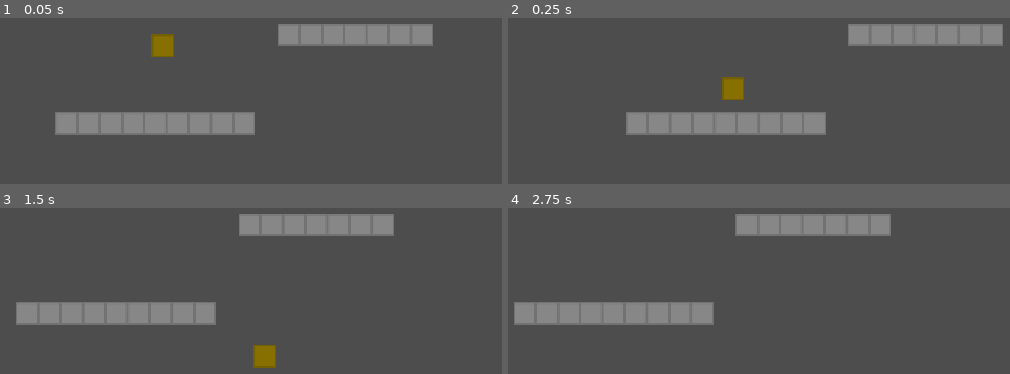
Above: before the commit, frames 1-4 (two rows, left to right).
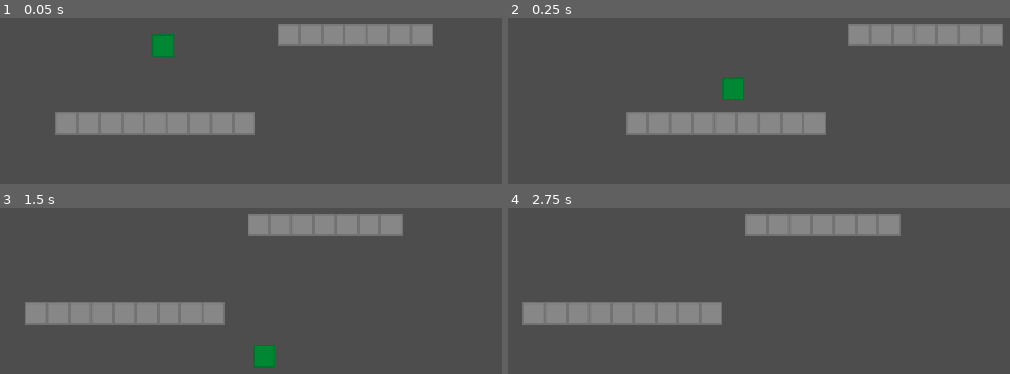
Above: after the commit, the same moments.

Repository: JumbledOne/RPHGameProject
Game: Godot game, scene res://scripts/player/player_test_scene.tscn
Same seed, same stepped clock (60 frames per second), same inputs: the game is played once before the commit and once after it. This scene is started directly instead of the project's main scene.
Inputs:
- Up to frame 1 (0.05 s): no input
- Up to frame 2 (0.25 s): no input
- Up to frame 3 (1.5 s): hold I (sprint) 0.53-1.28 s; hold D (right) from 0.53 s (still down); tap Space (jump) at 0.77, 0.8, 1.07, 1.35 s
- Up to frame 4 (2.75 s): tap Space (jump) at 1.52, 1.82, 2.3 s; tap I (sprint) at 1.55 s; tap Enter at 2 s; release D (right) at 2.03 s; hold A (left) from 2.03 s (still down); hold I (sprint) from 2.03 s (still down)

The runs differ from the first frame. In frame 1, 0.6% of the frame differs, in the area x 30-35%, y 9-24%; in frame 2, 0.6%; in frame 3, 1.6%, in the area x 3-81%, y 3-97%; in frame 4, 1.0%.

Commit message:
Added base ability class

Diff:
--- a/src/scripts/player/player.gd
+++ b/src/scripts/player/player.gd
@@ -1,8 +1,10 @@
+class_name PlayerEntity
 extends PlatformerEntity
 
 @export_category("World")
 @export var death_altitude: float = 128 # Below this point the player dies
 
+# Health vars
 const MAX_HEALTH: int = 3
 var health: int = MAX_HEALTH:
 	set(v):
@@ -12,6 +14,9 @@
 		health_changed.emit(health_diff)
 		if health <= 0:
 			die()
+
+# Action vars
+var player_action: BasePlayerAction
 
 signal died
 signal health_changed(diff: int)
@@ -26,3 +31,9 @@
 func die():
 	died.emit()
 	queue_free()
+
+# # # # # # # # # # # #
+# Actions
+func do_action():
+	if player_action:
+		player_action.do(self)
--- /dev/null
+++ b/src/scripts/player/player_abilities/base_player_ability.gd
@@ -0,0 +1,4 @@
+@abstract
+class_name BasePlayerAction
+
+@abstract func do(doer: PlayerEntity)
--- a/src/scripts/player/player_model/player_model.tscn
+++ b/src/scripts/player/player_model/player_model.tscn
@@ -11,7 +11,7 @@
 script = ExtResource("1_mifw2")
 
 [node name="Sprite2D" type="Sprite2D" parent="." unique_id=2097157448]
-modulate = Color(1, 0.8333334, 0, 1)
+modulate = Color(0, 1, 0.3833332, 1)
 texture = ExtResource("1_6qb8h")
 
 [node name="RunParticles" type="CPUParticles2D" parent="." unique_id=2097198909]
--- a/src/scripts/player/player_test_scene.tscn
+++ b/src/scripts/player/player_test_scene.tscn
@@ -23,9 +23,17 @@
 
 [node name="Player" parent="." unique_id=1043310607 instance=ExtResource("2_63nit")]
 position = Vector2(155, -99)
+death_altitude = null
+walk_speed = null
 walk_time_to_full_speed = 0.2
-sprint_speed = 256.0
+sprint_speed = null
 sprint_time_to_full_speed = 0.2
+jump_velocity = null
+jump_gravity_factor = null
+max_jump_time = null
+jump_buffer = null
+coyote_time = null
+max_fall_speed = null
 gravity = 1960.0
 
 [node name="PlayerCamera" type="Camera2D" parent="." unique_id=358385274 node_paths=PackedStringArray("target")]
Not shown, added: src/scripts/player/player_abilities/base_player_ability.gd.uid
